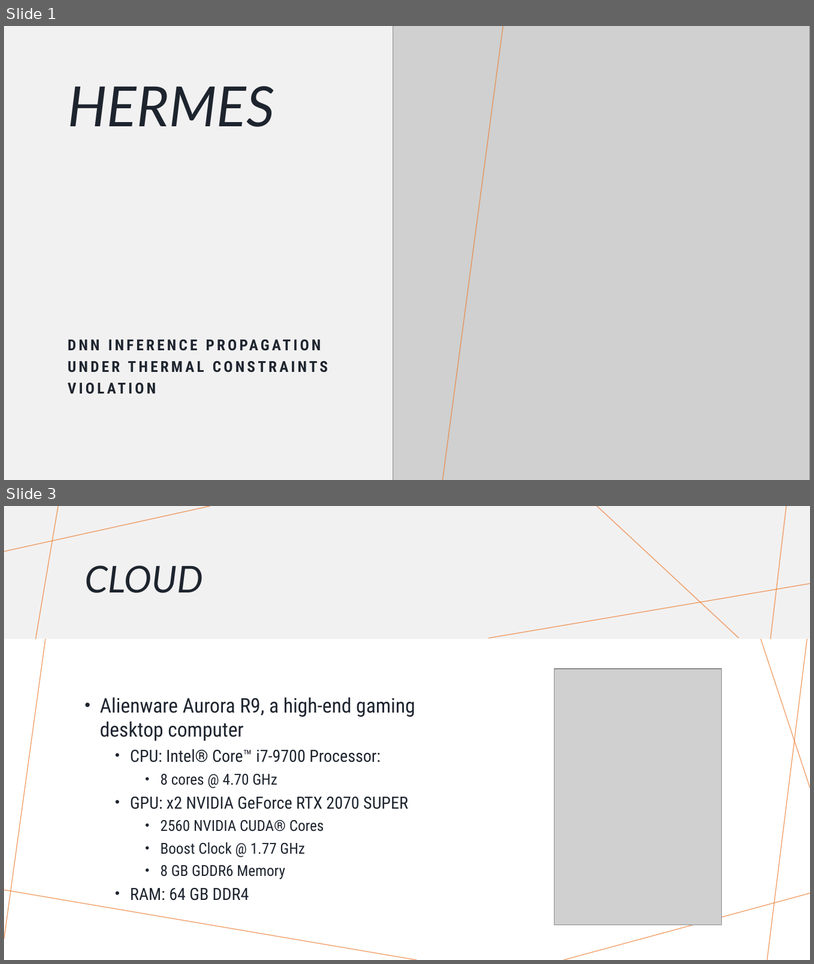
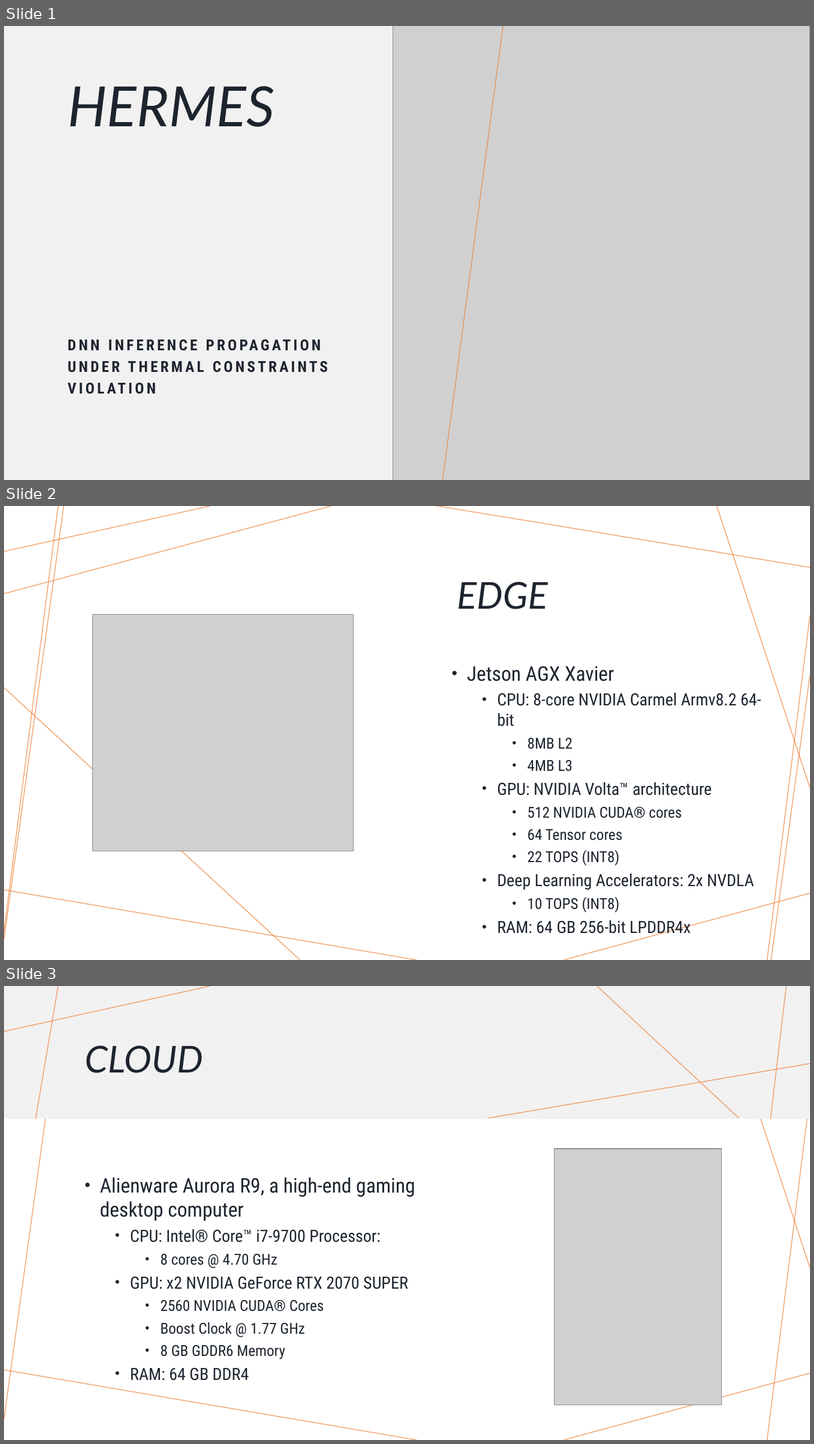
Before and after one commit to AndreasKaratzas/hermes, a slide deck: docs/hermes.pptx. Shown one above the other, each under a label of ours: slides 1 and 3 before the commit, slides 1, 2 and 3 after it; the slides between them are not shown. The pictures are 814x964 and 814x1444 pixels, drawn with LibreOffice and Linux fonts; fonts in the diff are those of the drawing; grey boxes stand for pictures. Boxes give left, top, right and bottom in pixels: in the first picture for what was removed or moved away, otherwise in the second. Text is boxed around its words. In the diff, an @@ line names an element or a change of style, - is before the commit and + after.

```diff
--- a/docs/hermes.pptx
+++ b/docs/hermes.pptx
@@ slide 2 added at (4,506,810,960), background #FFFFFF; not listed: 7 template elements that a slide beside it also shows @@
@@ line added from (331, 506) to (4, 594), #ED7D31 1 pt @@
@@ line added from (59, 506) to (4, 931), #ED7D31 1 pt @@
@@ title added at (457,582,548,609), 44 pt, text #1D242E, italic @@
+EDGE
@@ picture added at (93,615,354,852) @@
@@ text added at (467,666,762,933), 20 pt, text #1D242E @@
+• Jetson AGX Xavier
+  • CPU: 8-core NVIDIA Carmel Armv8.2 64-bit
+    • 8MB L2
+    • 4MB L3
+  • GPU: NVIDIA Volta™ architecture
+    • 512 NVIDIA CUDA® cores
+    • 64 Tensor cores
+    • 22 TOPS (INT8)
+  • Deep Learning Accelerators: 2x NVDLA
+    • 10 TOPS (INT8)
+  • RAM: 64 GB 256-bit LPDDR4x
@@ line added from (810, 675) to (771, 960), #ED7D31 1 pt @@
@@ line added from (300, 960) to (4, 687), #ED7D31 1 pt @@
```
Also in this commit, not shown: 1 slide removed, 12 other files.
